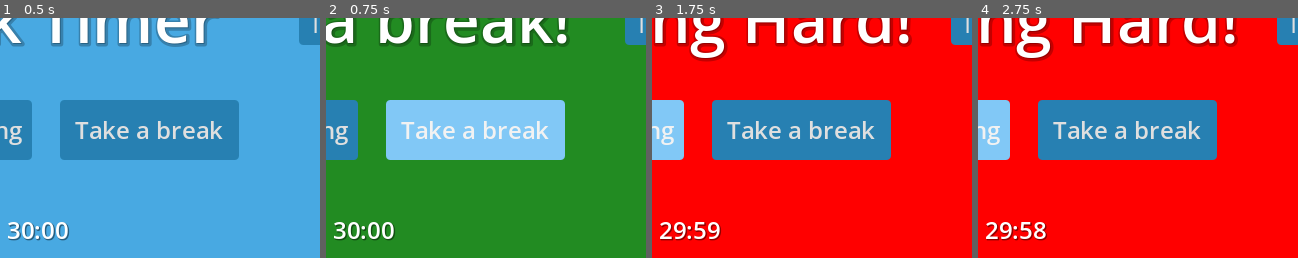
Above: before the commit, frames 1-4 (left to right).
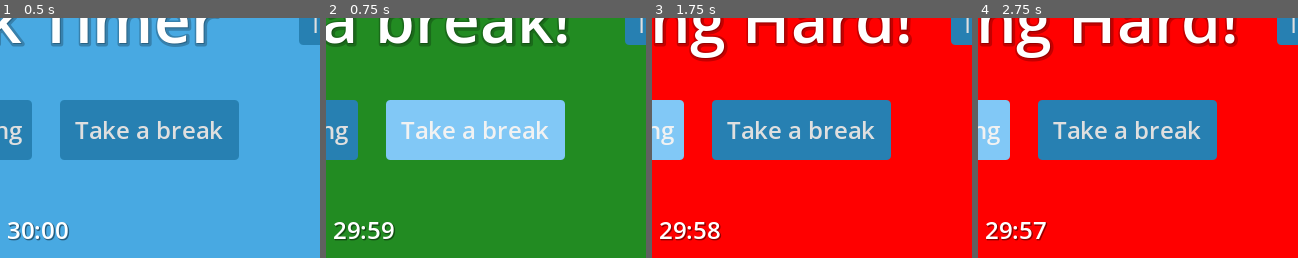
Above: after the commit, the same moments.

Repository: ForlornU/Gomodoro
Game: Godot game, scene res://MainScene.tscn
The game is run twice, just before and just after one commit, with the same random seed, the same clock (stepped at 60 frames per second) and the same inputs.
Inputs:
- Up to frame 1 (0.5 s): no input
- Up to frame 2 (0.75 s): click "Take a break" at 0.5 s
- Up to frame 3 (1.75 s): click "Start Working" at 1.25 s
- Up to frame 4 (2.75 s): click "Start Working" at 2 s
The pictures show only the part of the screen within x 44-94%, y 50-100%; the shares and areas given below are measured in that part.

Frame 1 is identical in both runs. In frame 2, 0.6% of the frame differs, in the area x 2-22%, y 85-93%; in frame 3, 0.2%; in frame 4, 0.2%.

Commit message:
remember user set value

Diff:
--- a/Scripts/ButtonLogic.gd
+++ b/Scripts/ButtonLogic.gd
@@ -4,6 +4,7 @@
 var current_state : State
 var previous_state : State
 var timer_active = false
+var user_selected_timer_value = 1800
 
 @onready var status_label: Label = $ColorRect/MainLabel
 @onready var color_rect: ColorRect = $ColorRect
@@ -55,8 +56,10 @@
 	get_window().always_on_top = toggled_on
 
 func _on_timevalue_changed(value: float) -> void:
-	print("value changed, float")
-	timer.wait_time = 60*value
+	print("New timer set to: " + str(value))
+	var new_time = 60*value
+	timer.wait_time = new_time
+	user_selected_timer_value = new_time
 	timer_label.text = str(timer.wait_time)
 
 func _on_pause() -> void:
@@ -72,4 +75,6 @@
 	switch_state(State.WORK)
 
 func _take_break_button() -> void:
+	if(timer.is_stopped()): #This only happens at start, otherwise its just paused
+		timer.start()
 	switch_state(State.BREAK)
